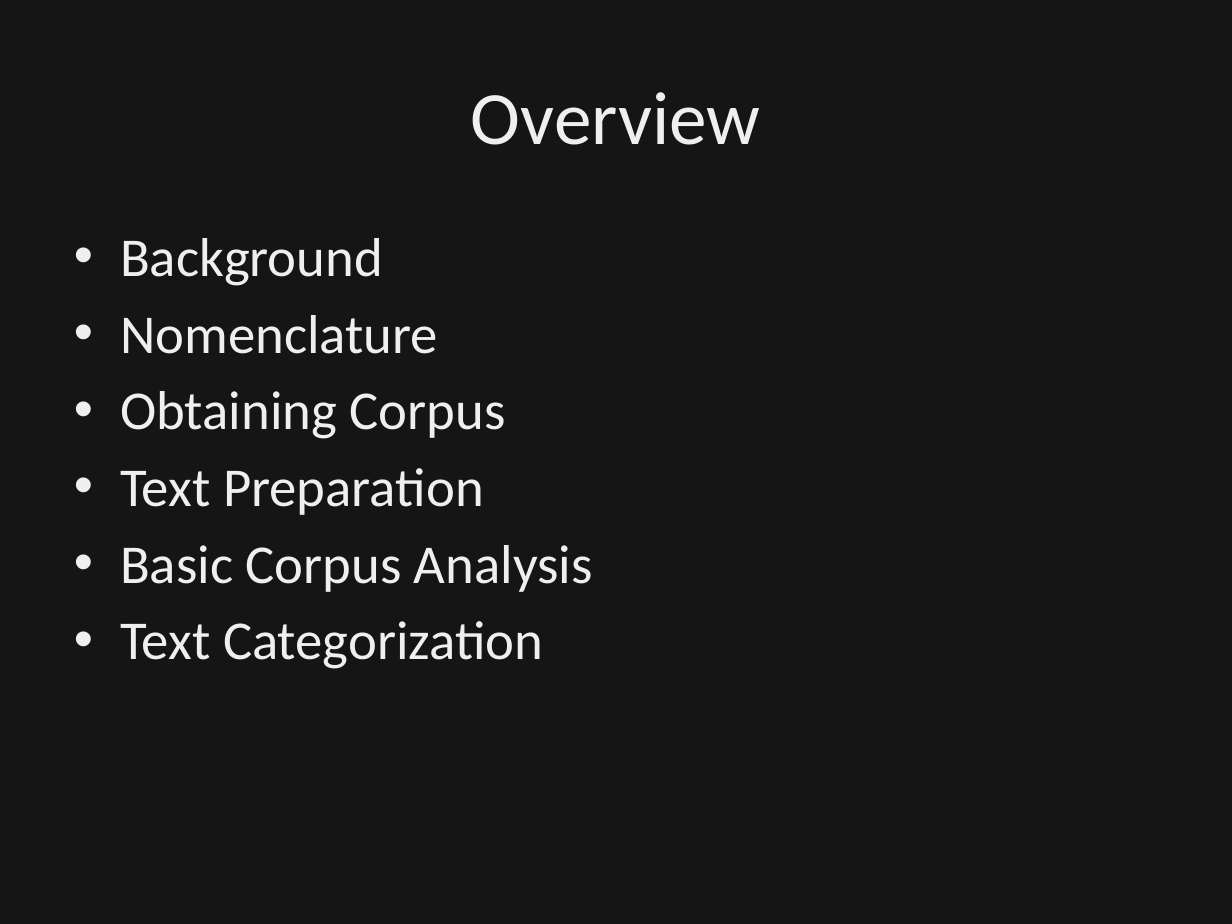
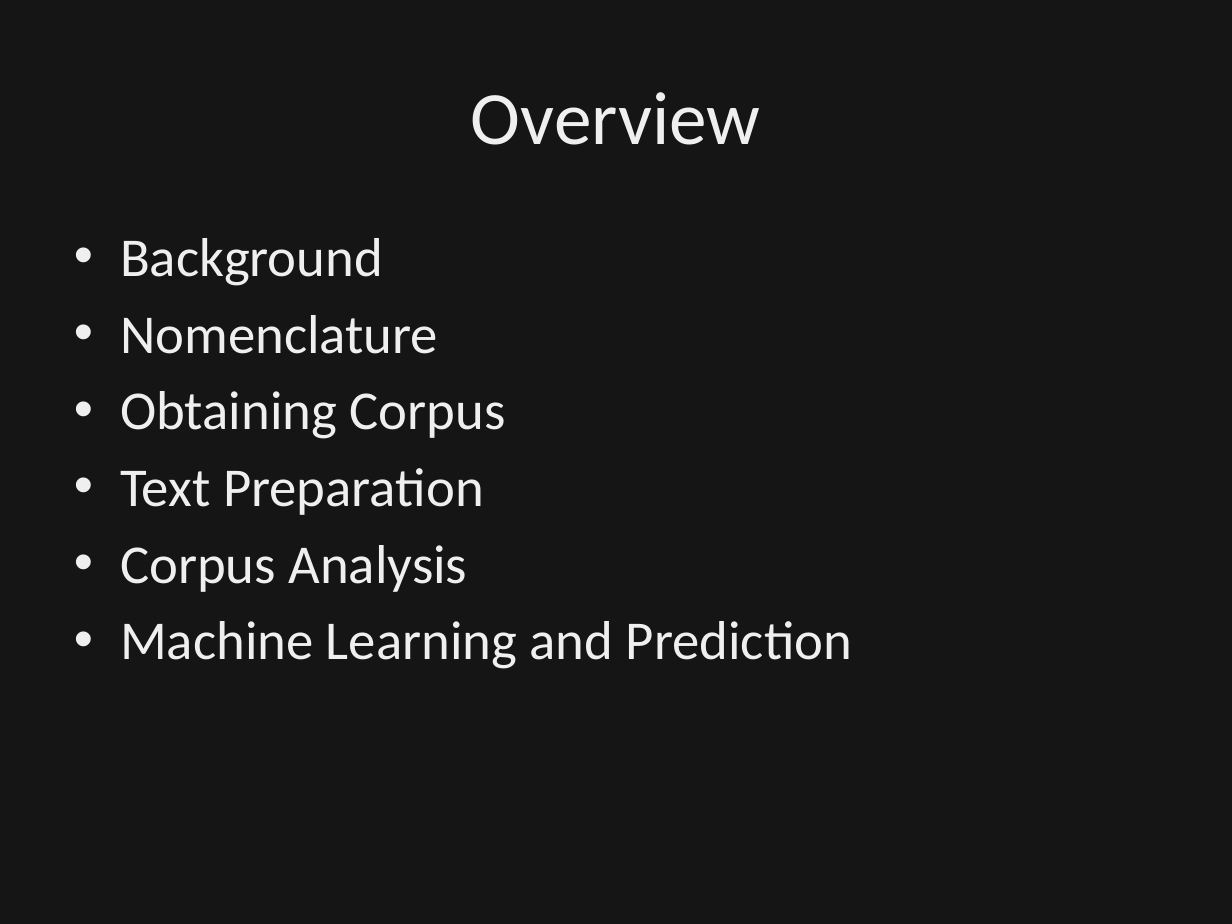
Before and after one commit to dbowmans46/PracticalProgramming, a slide deck: slide 2 of Session 7 - Python/Instructional Material/Session 7 - Python Brief Intro to NLP.odp. Drawn at 1232x924 pixels with LibreOffice and Linux fonts; fonts in the diff are those of the drawing; background and template pictures are left out; a plain dark background stands for a picture behind light text. Boxes give left, top, right and bottom in pixels: in the first picture for what was removed or moved away, otherwise in the second. Text is boxed around its words. In the diff, an @@ line names an element or a change of style, - is before the commit and + after.

Commit message:
Combined basic text analysis and text classificatoin slides.  Added slides for bag of words and word embedding.  Created python file for corpus analysis examples.  Clarified POS tagger.

```diff
--- a/Session 7 - Python/Instructional Material/Session 7 - Python Brief Intro to NLP.odp
+++ b/Session 7 - Python/Instructional Material/Session 7 - Python Brief Intro to NLP.odp
@@ text at (x1=120, y1=545, x2=852, y2=669): text changed @@
-• Basic Corpus Analysis
-• Text Categorization
+• Corpus Analysis
+• Machine Learning and Prediction
```
Also in this commit, not shown: 7 other slides changed, 14 slides added, 2 slides removed, 1 other file.
